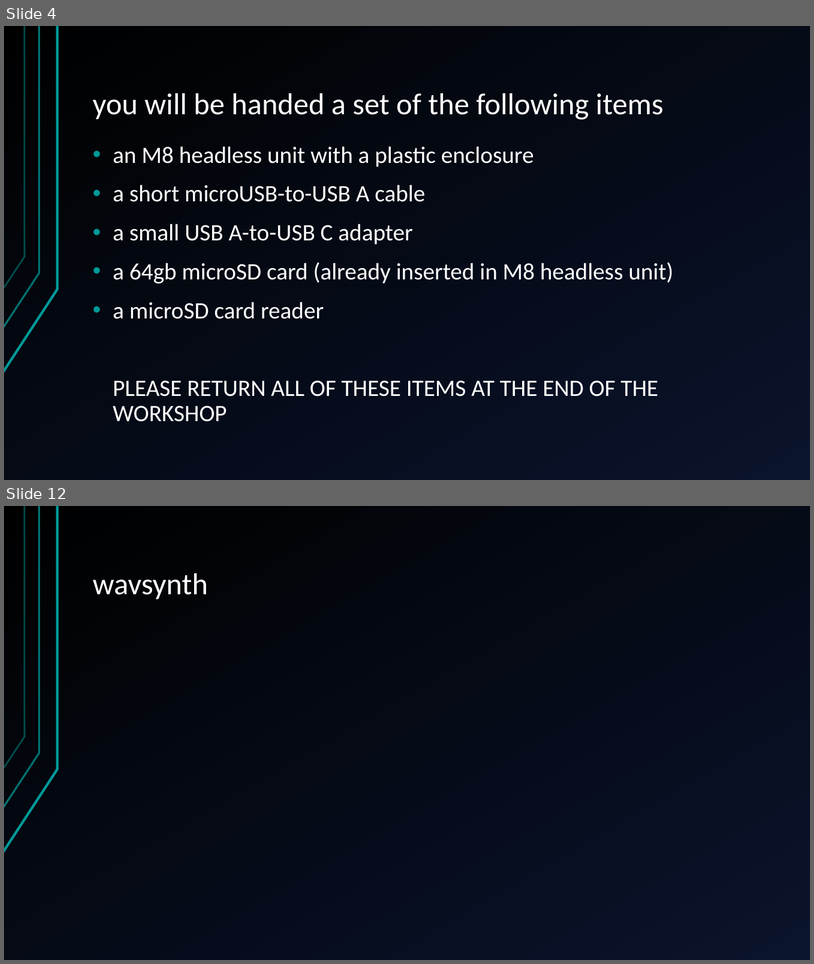
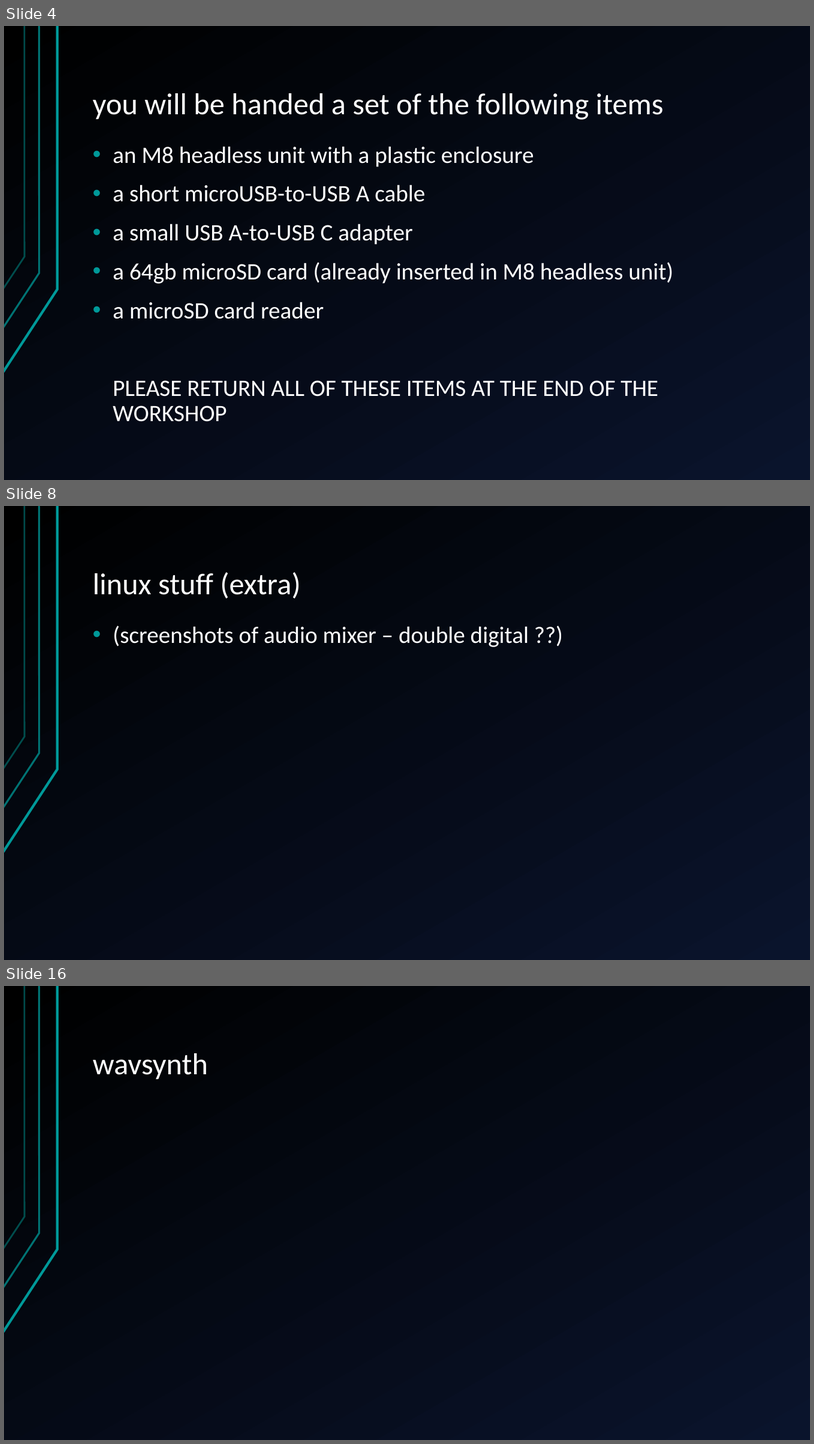
Before and after one commit to jegasus/m8-tracker-workshop, a slide deck: slides_v1.odp. Shown one above the other, each under a label of ours: slides 4 and 12 before the commit, slides 4, 8 and 16 after it; the slides between them are not shown. The pictures are 814x964 and 814x1444 pixels, drawn with LibreOffice and Linux fonts; fonts in the diff are those of the drawing. Boxes give left, top, right and bottom in pixels: in the first picture for what was removed or moved away, otherwise in the second. Text is boxed around its words. In the diff, an @@ line names an element or a change of style, - is before the commit and + after.

```diff
--- a/slides_v1.odp
+++ b/slides_v1.odp
@@ slide 8 added at (x1=4, y1=506, x2=810, y2=960), background gradient #000000 to #0A142C; not listed: 3 template elements that a slide beside it also shows @@
@@ title added at (x1=93, y1=572, x2=301, y2=598), 36 pt, text #FFFFFF @@
+linux stuff (extra)
@@ text added at (x1=113, y1=625, x2=529, y2=647), 28 pt, text #FFFFFF @@
+• (screenshots of audio mixer – double digital ??)
@@ what was slide 12 is now slide 16 @@
```
Also in this commit, not shown: 7 slides changed, 5 other slides added, 2 slides removed, 1 other file.
